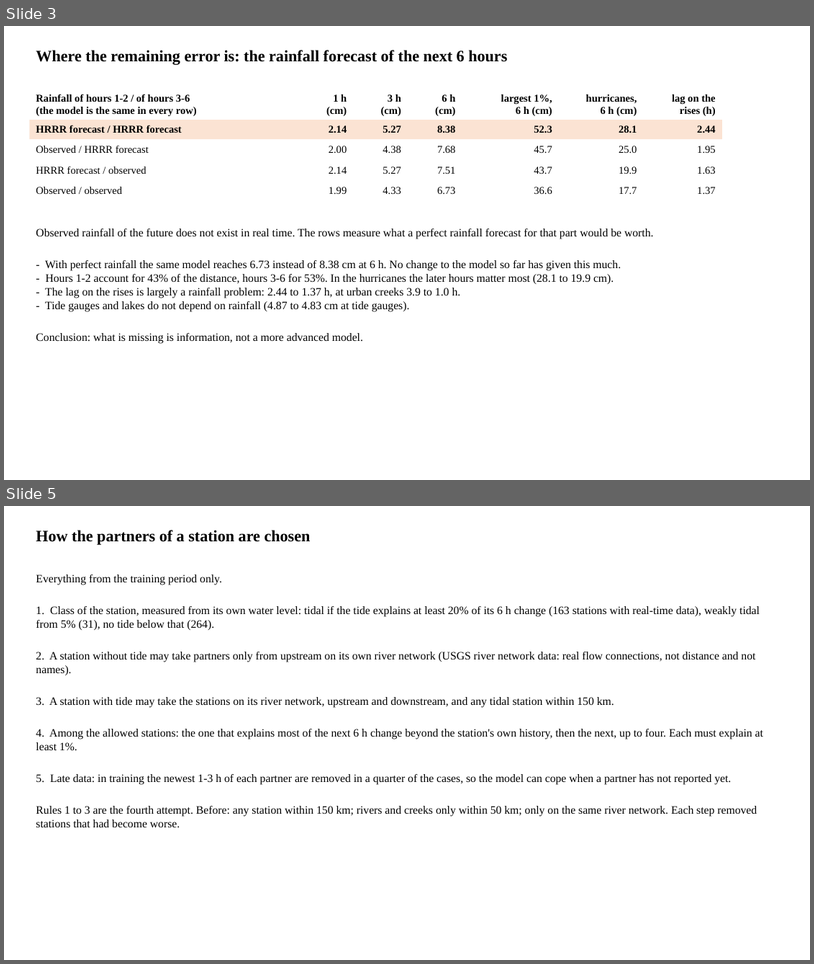
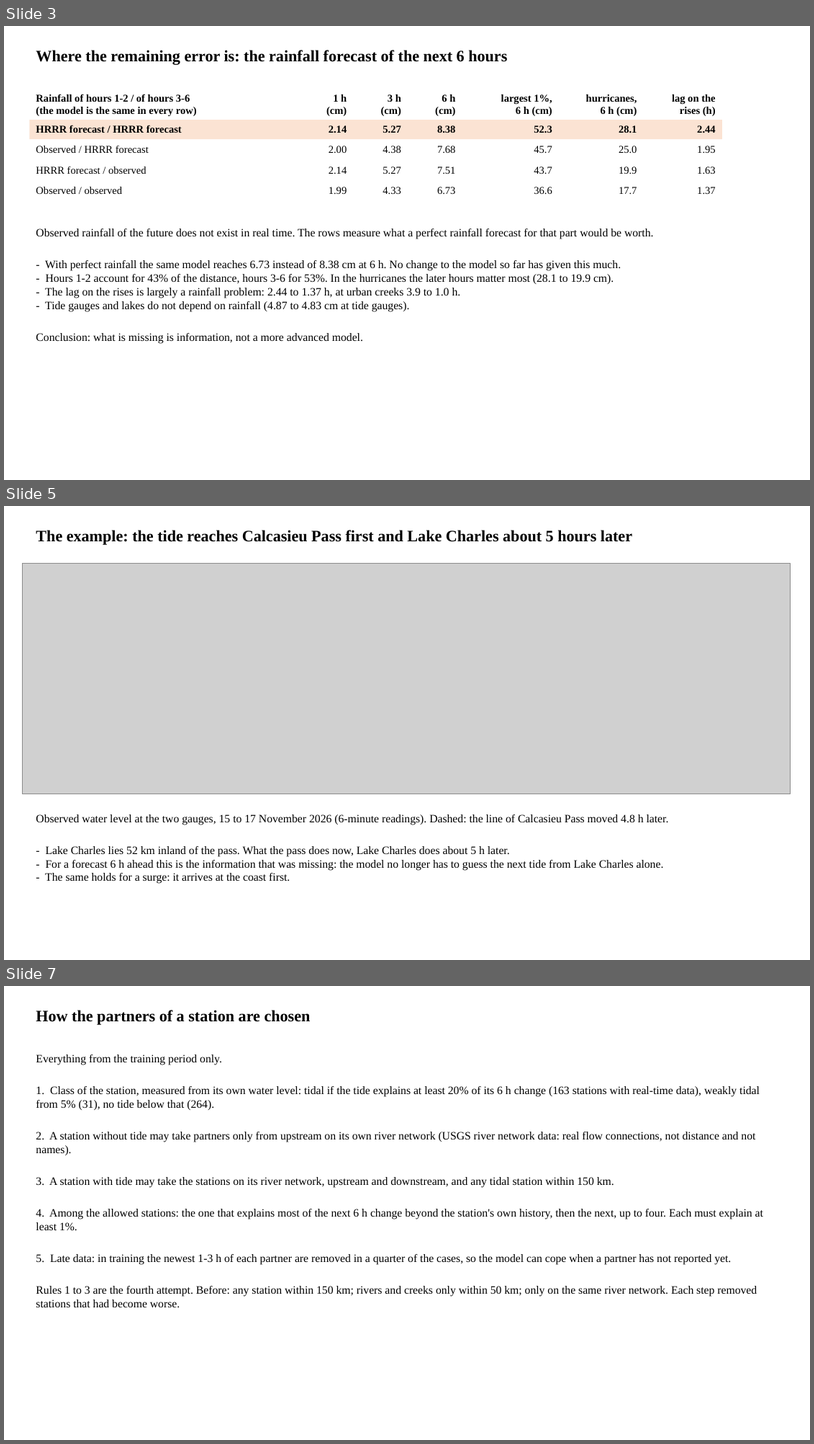
Before and after one commit to LaurenW1997/subdomainLSTM, a slide deck: deliverables/34_since_meeting.pptx. Shown one above the other, each under a label of ours: slides 3 and 5 before the commit, slides 3, 5 and 7 after it; the slides between them are not shown. The pictures are 814x964 and 814x1444 pixels, drawn with LibreOffice and Linux fonts; fonts in the diff are those of the drawing; grey boxes stand for pictures. Boxes give left, top, right and bottom in pixels: in the first picture for what was removed or moved away, otherwise in the second. Text is boxed around its words. In the diff, an @@ line names an element or a change of style, - is before the commit and + after.

```diff
--- a/deliverables/34_since_meeting.pptx
+++ b/deliverables/34_since_meeting.pptx
@@ slide 5 added at [4, 506, 810, 960], background #FFFFFF @@
@@ text added at [36, 530, 633, 545], 19 pt, text #000000, bold @@
+The example: the tide reaches Calcasieu Pass first and Lake Charles about 5 hours later
@@ picture added at [22, 564, 790, 794] @@
@@ text added at [36, 814, 669, 883], 13.5 pt, text #000000 @@
+Observed water level at the two gauges, 15 to 17 November 2026 (6-minute readings). Dashed: the line of Calcasieu Pass moved 4.8 h later.
+- Lake Charles lies 52 km inland of the pass. What the pass does now, Lake Charles does about 5 h later.
+- For a forecast 6 h ahead this is the information that was missing: the model no longer has to guess the next tide from Lake Charles alone.
+- The same holds for a surge: it arrives at the coast first.
@@ what was slide 5 is now slide 7 @@
```
Also in this commit, not shown: 2 slides changed, 1 other slide added, 1 slide removed, 5 other files.
